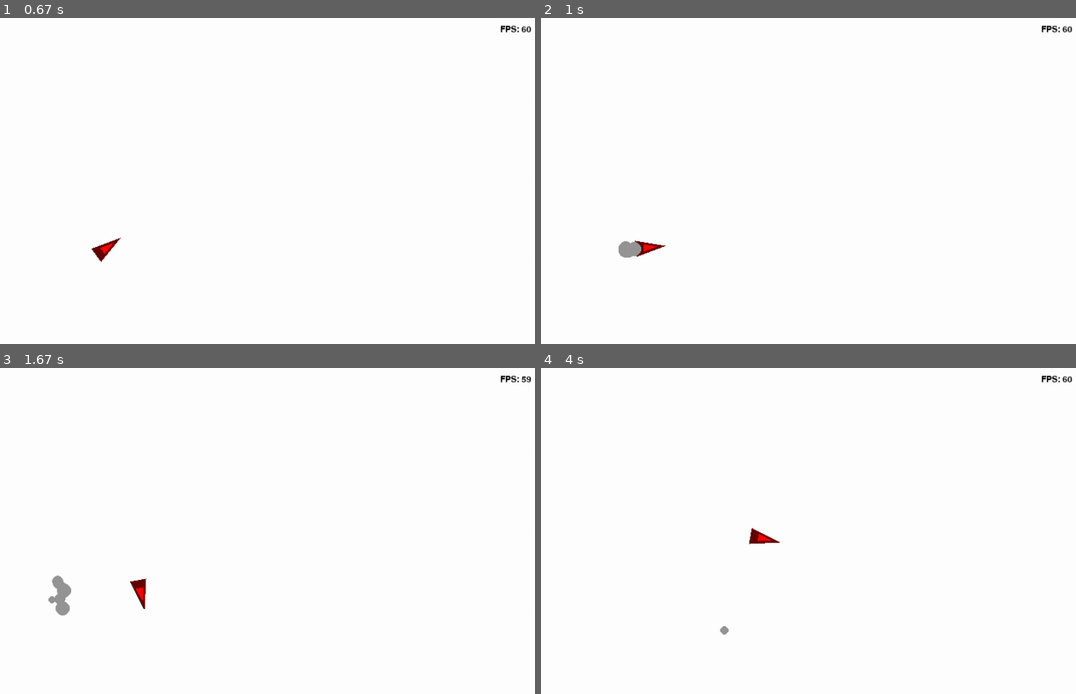
Above: before the commit, frames 1-4 (two rows, left to right).
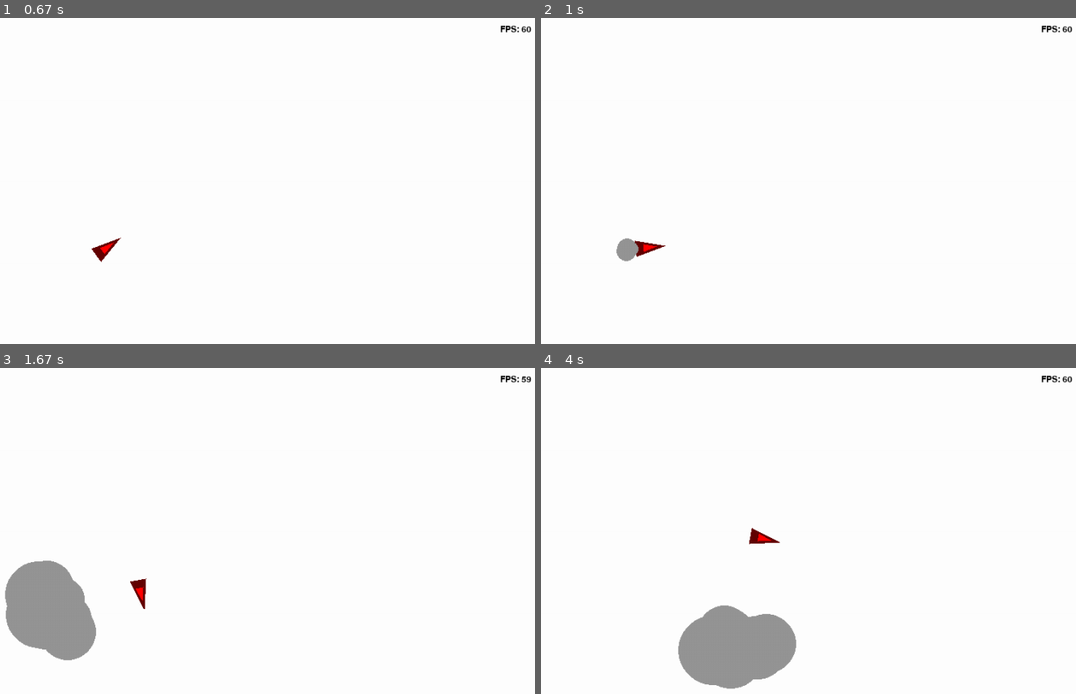
Above: after the commit, the same moments.

Repository: Poseidondon/pygame_project
Game: pygame game, started from main.py
Two runs of this game, one before a commit and one after it. Both use one fixed random seed, a clock stepped at 60 frames per second and the inputs below.
Inputs:
- Up to frame 1 (0.67 s): hold Right from 0.33 s (still down)
- Up to frame 2 (1 s): release Right at 0.8 s; hold Up from 0.83 s (still down)
- Up to frame 3 (1.67 s): release Up at 1.13 s; hold Right 1.17-1.63 s
- Up to frame 4 (4 s): hold Left 1.67-2.2 s; hold Down 2.23-2.53 s; hold Left 2.57-2.97 s; hold Up 3-3.37 s; hold Right from 3.4 s (still down)

Frame 1 is identical in both runs. In frame 2, 0.1% of the frame differs, in the area x 14-19%, y 67-75%; in frame 3, 3.6%; in frame 4, 4.2%, in the area x 25-48%, y 72-99%.

Commit message:
Particle v1.3

Diff:
--- a/main.py
+++ b/main.py
@@ -4,7 +4,7 @@
 
 
 class Particle(pygame.sprite.Sprite):
-    def __init__(self, pos, radius, dir=None, speed=None, range=None):
+    def __init__(self, pos, radius, dir=None, speed=None, range=None, max_lifetime=None, increase=None):
         super().__init__(all_sprites)
         self.image = pygame.Surface((2 * radius, 2 * radius), pygame.SRCALPHA)
         self.rect = self.image.get_rect()
@@ -15,6 +15,8 @@
 
         self.float_pos = self.float_x, self.float_y = pos[0], pos[1]
         self.radius = radius
+        self.max_lifetime = max_lifetime
+        self.increase = increase
 
         if range:
             angle = random.randint(-range / 2, range / 2)
@@ -30,16 +32,25 @@
         time = self.clock.tick() / 1000
         lifetime = pygame.time.get_ticks() - self.spawn_time
 
+        if self.increase:
+            self.radius += self.increase * time
+            self.image = pygame.Surface((2 * int(self.radius), 2 * int(self.radius)), pygame.SRCALPHA)
+            self.rect = self.image.get_rect()
+            pygame.draw.circle(self.image, (150, 150, 150), (int(self.radius), int(self.radius)), int(self.radius))
+
         self.float_x += self.vx * time
         self.float_y -= self.vy * time
         self.rect.x = self.float_x - self.radius
         self.rect.y = self.float_y - self.radius
 
-        if not (self.rect.x in range(-self.radius, width + self.radius)
-                and self.rect.y in range(-self.radius, height + self.radius)):
+        if not (self.rect.x in range(-int(self.radius), width + int(self.radius))
+                and self.rect.y in range(-int(self.radius), height + int(self.radius))):
             self.kill()
-        if lifetime > 600:
+        if self.radius >= 50:
             self.kill()
+        if self.max_lifetime:
+            if lifetime > self.max_lifetime:
+                self.kill()
 
 
 class Player(pygame.sprite.Sprite):
@@ -66,6 +77,9 @@
         self.max_rot_speed = 180
         self.max_speed = 250
         self.friction = 8
+        self.particles_pers = 40
+
+        self.particle_spawner = 0
 
     def setDir(self, angle):
         self.image.fill(pygame.SRCALPHA)
@@ -102,14 +116,21 @@
 
     def update(self):
         time = self.clock.tick() / 1000
+
         if self.rot_speed:
             self.dir = (self.dir + self.rot_speed * time) % 360
             self.setDir(self.dir)
+
         if self.accelerate:
             self.addVector(self.accelerate * time, self.dir)
             if self.accelerate > 0:
-                Particle(pos=(self.particle_point[0] + self.rect.x, self.particle_point[1] + self.rect.y),
-                         radius=random.randint(5, 10), dir=(self.dir + 180) % 360, speed=100, range=90)
+                self.particle_spawner += time * self.particles_pers
+                for _ in range(int(self.particle_spawner)):
+                    Particle(pos=(self.particle_point[0] + self.rect.x, self.particle_point[1] + self.rect.y),
+                             radius=random.randint(5, 10), dir=(self.dir + 180) % 360, speed=100, range=90,
+                             increase=50)
+                self.particle_spawner -= int(self.particle_spawner)
+
         else:
             if self.speed < 3:
                 self.speed = self.vx = self.vy = 0
@@ -123,6 +144,7 @@
                 self.vy *= k
             else:
                 self.speed = self.vx = self.vy = 0
+
         if self.max_speed and self.speed > self.max_speed:
             k = self.max_speed / self.speed
             self.speed = self.max_speed
